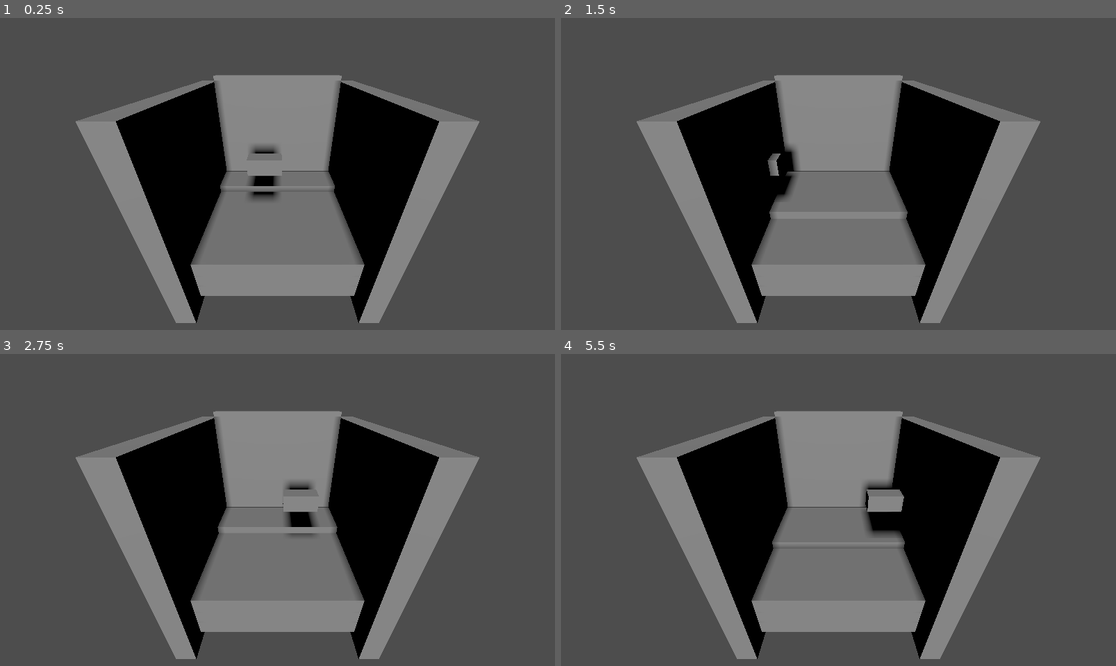
Above: before the commit, frames 1-4 (two rows, left to right).
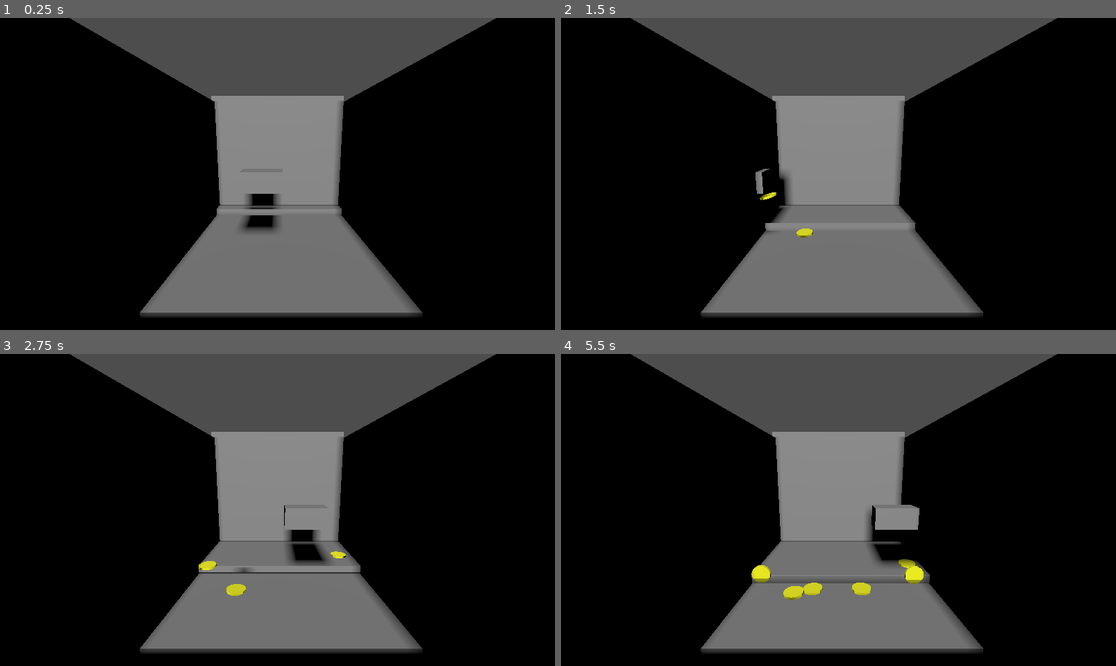
Above: after the commit, the same moments.

Repository: NIT-Tomakomai-2024J/BombCrush
Game: Godot game, scene res://main.tscn
Same seed, same stepped clock (60 frames per second), same inputs: the game is played once before the commit and once after it.
Inputs:
- Up to frame 1 (0.25 s): no input
- Up to frame 2 (1.5 s): hold Space (drop) 0.53-1.28 s; tap Space (drop) at 1.35 s
- Up to frame 3 (2.75 s): hold Space (drop) from 2.03 s (still down)
- Up to frame 4 (5.5 s): release Space (drop) at 2.78 s; tap Space (drop) at 2.85, 4.35 s; hold Space (drop) 3.53-4.28 s; hold Space (drop) from 5.03 s (still down)

The runs differ from the first frame. In frame 1, 62% of the frame differs, in the area x 0-100%, y 0-100%; in frame 2, 61%; in frame 3, 62%; in frame 4, 63%.

Commit message:
update godot

Diff:
--- /dev/null
+++ b/Scripts/AbstractFallingObject.gd
@@ -0,0 +1,19 @@
+@abstract class_name AbstractFallingObject extends RigidBody3D
+var target_velocity = Vector3.ZERO
+var force = Vector3.ZERO
+@onready
+var node = get_node("../FallingArea")
+
+func bombed(bombPosition: Vector3) -> void:
+	force = global_position - bombPosition
+	force = force.normalized()
+	apply_force(force * 10, Vector3.ZERO)  # Apply force to the object
+
+#func _ready():
+	#node.area_entered.connect(_falling)
+
+@abstract func _falling()-> void
+
+func _process(_delta: float) -> void:
+	if global_position.y < 0:
+		_falling()
--- /dev/null
+++ b/Scripts/medalBehavior.gd
@@ -0,0 +1,5 @@
+extends "res://Scripts/AbstractFallingObject.gd"
+
+func _falling():
+    print("Falling...")
+    queue_free()
--- /dev/null
+++ b/Scripts/piecesManager.gd
@@ -0,0 +1 @@
+extends Label
--- a/planeBehavior.gd
+++ b/Scripts/planeBehavior.gd
@@ -1,12 +1,14 @@
 extends CharacterBody3D
 
+@export var medal_scene: PackedScene
 # How fast the player moves in meters per second.
 @export var speed = 0.3
 #0.3
 # The downward acceleration when in the air, in meters per second squared.
 var target_velocity = Vector3.ZERO
 var x = 0
-func _physics_process(delta):
+var medal = null
+func _physics_process(_delta: float) -> void:
 	x+=1
 	var direction = Vector3.ZERO
 	direction.z = -1
@@ -19,5 +21,9 @@
 	#	target_velocity.y = target_velocity.y - (fall_acceleration * delta)
 	move_and_slide()
 
-func _on_teleport_area_3d_area_entered(area: Area3D) -> void:
-	print(global_position.z)
+func _input(event: InputEvent) -> void:
+	if event.is_action_pressed("drop"):
+		print("Dropping medal")
+		medal = medal_scene.instantiate()
+		medal.global_position = global_position
+		get_node("..").add_child(medal)
--- /dev/null
+++ b/Scripts/pusherBehavior.gd
@@ -0,0 +1,11 @@
+extends CharacterBody3D
+@export var speed = 0.01
+var target_velocity = Vector3.ZERO
+var x = 0
+var time = 0
+func _physics_process(delta):
+	time += 1
+	x = time*0.01*PI
+	#目標のglobal_position = 0.3+0.15*cos(x)
+	self.velocity.x = 0.4+(0.45*cos(x) - global_position.x)
+	move_and_slide()
--- a/main.tscn
+++ b/main.tscn
@@ -1,14 +1,21 @@
-[gd_scene load_steps=13 format=3 uid="uid://b53v8a7mhfm0g"]
+[gd_scene load_steps=17 format=3 uid="uid://b53v8a7mhfm0g"]
 
-[ext_resource type="Script" uid="uid://vo6sbvar0kto" path="res://planeBehavior.gd" id="1_ig7tw"]
-[ext_resource type="Script" uid="uid://q1lhtxpso7je" path="res://pusherBehavior.gd" id="2_0xm2m"]
+[ext_resource type="Script" uid="uid://vo6sbvar0kto" path="res://Scripts/planeBehavior.gd" id="1_ig7tw"]
+[ext_resource type="Script" uid="uid://q1lhtxpso7je" path="res://Scripts/pusherBehavior.gd" id="2_0xm2m"]
+[ext_resource type="PackedScene" uid="uid://dt0ojg5lmad3i" path="res://medal.tscn" id="2_h2yge"]
 
 [sub_resource type="BoxShape3D" id="BoxShape3D_7dm0k"]
 resource_name = "ground"
-size = Vector3(0.8, 0.25, 0.8)
+size = Vector3(0.8, 0.27, 0.8)
 
 [sub_resource type="BoxMesh" id="BoxMesh_7dm0k"]
 size = Vector3(0.8, 0.25, 0.8)
+
+[sub_resource type="BoxShape3D" id="BoxShape3D_lquwl"]
+size = Vector3(0.1, 0.27, 0.8)
+
+[sub_resource type="BoxMesh" id="BoxMesh_7mycd"]
+size = Vector3(0.1, 0.25, 1)
 
 [sub_resource type="BoxShape3D" id="BoxShape3D_ig7tw"]
 size = Vector3(0.1, 0.1, 0.2)
@@ -16,40 +23,49 @@
 [sub_resource type="BoxMesh" id="BoxMesh_0xm2m"]
 size = Vector3(0.1, 0.1, 0.2)
 
-[sub_resource type="BoxShape3D" id="BoxShape3D_0xm2m"]
-size = Vector3(1, 1, 0.1)
-
-[sub_resource type="BoxMesh" id="BoxMesh_ig7tw"]
-size = Vector3(1, 1, 0.1)
-
 [sub_resource type="BoxShape3D" id="BoxShape3D_h2yge"]
-size = Vector3(0.5, 0.05, 0.8)
+size = Vector3(0.52, 0.09, 0.8)
 
 [sub_resource type="BoxMesh" id="BoxMesh_1bvp3"]
-size = Vector3(0.5, 0.05, 0.8)
+size = Vector3(0.5, 0.07, 0.8)
 
 [sub_resource type="BoxShape3D" id="BoxShape3D_1bvp3"]
-size = Vector3(0.05, 1, 0.8)
+size = Vector3(0.09, 1, 0.8)
 
 [sub_resource type="BoxMesh" id="BoxMesh_lquwl"]
 size = Vector3(0.05, 1, 0.8)
+
+[sub_resource type="BoxMesh" id="BoxMesh_h2yge"]
+
+[sub_resource type="BoxShape3D" id="BoxShape3D_0xm2m"]
+size = Vector3(1.2, 1, 0.25)
+
+[sub_resource type="BoxMesh" id="BoxMesh_ig7tw"]
+size = Vector3(1.5, 1, 0.1)
 
 [node name="Node3D" type="Node3D"]
 
 [node name="Ground" type="StaticBody3D" parent="."]
 collision_layer = 3
-collision_mask = 0
+collision_mask = 4
 
-[node name="CollisionShape3D" type="CollisionShape3D" parent="Ground"]
+[node name="Table" type="CollisionShape3D" parent="Ground"]
 transform = Transform3D(1, 0, 0, 0, 1, 0, 0, 0, 1, 0, 0.15, 0)
 shape = SubResource("BoxShape3D_7dm0k")
 
-[node name="MeshInstance3D" type="MeshInstance3D" parent="Ground"]
-transform = Transform3D(1, 0, 0, 0, 1, 0, 0, 0, 1, 0, 0.15, 0)
+[node name="MeshInstance3D" type="MeshInstance3D" parent="Ground/Table"]
 mesh = SubResource("BoxMesh_7dm0k")
+skeleton = NodePath("../..")
+
+[node name="DeadZone" type="CollisionShape3D" parent="Ground"]
+transform = Transform3D(1, 0, 0, 0, 1, 0, 0, 0, 1, -0.566002, 0.15, 0)
+shape = SubResource("BoxShape3D_lquwl")
+
+[node name="MeshInstance3D" type="MeshInstance3D" parent="Ground/DeadZone"]
+mesh = SubResource("BoxMesh_7mycd")
 
 [node name="Camera3D" type="Camera3D" parent="."]
-transform = Transform3D(-4.37114e-08, 0.5, -0.866025, 0, 0.866025, 0.5, 1, 2.18557e-08, -3.78552e-08, -1, 1.10368, 0)
+transform = Transform3D(-4.37114e-08, 0.173648, -0.984807, 0, 0.984807, 0.173648, 1, 7.5904e-09, -4.30473e-08, -0.885, 0.749, 0)
 
 [node name="DirectionalLight3D" type="DirectionalLight3D" parent="."]
 transform = Transform3D(-4.37114e-08, 0.580703, -0.814116, 0, 0.814116, 0.580703, 1, 2.53833e-08, -3.55861e-08, 0, 0.945, 0)
@@ -57,8 +73,10 @@
 
 [node name="Plane" type="CharacterBody3D" parent="."]
 transform = Transform3D(1, 0, 0, 0, 1, 0, 0, 0, 1, 0.08, 0.545, 0)
-collision_mask = 2
+collision_layer = 0
+collision_mask = 0
 script = ExtResource("1_ig7tw")
+medal_scene = ExtResource("2_h2yge")
 
 [node name="CollisionShape3D" type="CollisionShape3D" parent="Plane"]
 shape = SubResource("BoxShape3D_ig7tw")
@@ -72,25 +90,12 @@
 [node name="CollisionShape3D" type="CollisionShape3D" parent="Plane/Area3D"]
 shape = SubResource("BoxShape3D_ig7tw")
 
-[node name="TeleportArea" type="Area3D" parent="."]
-transform = Transform3D(1, 0, 0, 0, 1, 0, 0, 0, 1, 0, 0, -0.2)
-collision_layer = 2
-
-[node name="CollisionShape3D" type="CollisionShape3D" parent="TeleportArea"]
-transform = Transform3D(1, 0, 0, 0, 1, 0, 0, 0, 1, 0, 0.465, -0.45)
-shape = SubResource("BoxShape3D_0xm2m")
-
-[node name="MeshInstance3D" type="MeshInstance3D" parent="TeleportArea/CollisionShape3D"]
-transform = Transform3D(1, 0, 0, 0, 1, 0, 0, 0, 1, 0, 0, 0.2)
-mesh = SubResource("BoxMesh_ig7tw")
-skeleton = NodePath("../..")
-
-[node name="Pusher" type="StaticBody3D" parent="."]
-transform = Transform3D(1, 0, 0, 0, 1, 0, 0, 0, 1, 0.4, 0.3, 0)
+[node name="Pusher" type="CharacterBody3D" parent="."]
+transform = Transform3D(1, 0, 0, 0, 1, 0, 0, 0, 1, 0.5, 0.28, 0)
+collision_mask = 0
 script = ExtResource("2_0xm2m")
 
 [node name="CollisionShape3D" type="CollisionShape3D" parent="Pusher"]
-transform = Transform3D(1, 0, 0, 0, 1, 0, 0, 0, 1, 0.1, 0, 0)
 shape = SubResource("BoxShape3D_h2yge")
 
 [node name="MeshInstance3D" type="MeshInstance3D" parent="Pusher/CollisionShape3D"]
@@ -99,20 +104,44 @@
 
 [node name="walls" type="StaticBody3D" parent="."]
 transform = Transform3D(1, 0, 0, 0, 1, 0, 0, 0, 1, 0.425, 0.5, 0)
+collision_layer = 2
+collision_mask = 4
 
-[node name="CollisionShape3D" type="CollisionShape3D" parent="walls"]
+[node name="Back" type="CollisionShape3D" parent="walls"]
 shape = SubResource("BoxShape3D_1bvp3")
 
-[node name="MeshInstance3D" type="MeshInstance3D" parent="walls/CollisionShape3D"]
+[node name="MeshInstance3D" type="MeshInstance3D" parent="walls/Back"]
 mesh = SubResource("BoxMesh_lquwl")
 
-[node name="CollisionShape3D2" type="CollisionShape3D" parent="walls"]
-transform = Transform3D(1, 0, 0, 0, 1, 0, 0, 0, 1, -0.425, -0.035, 0.45)
+[node name="SubViewport" type="SubViewport" parent="walls/Back"]
+
+[node name="Node2D" type="Node2D" parent="walls/Back/SubViewport"]
+
+[node name="MeshInstance2D" type="MeshInstance2D" parent="walls/Back/SubViewport/Node2D"]
+scale = Vector2(100, 100)
+mesh = SubResource("BoxMesh_h2yge")
+
+[node name="Camera2D" type="Camera2D" parent="walls/Back/SubViewport/Node2D"]
+
+[node name="Front" type="CollisionShape3D" parent="walls"]
+transform = Transform3D(1, 0, 0, 0, 1, 0, 0, 0, 1, -1.07, 0, 0)
+visible = false
+shape = SubResource("BoxShape3D_1bvp3")
+
+[node name="Right" type="CollisionShape3D" parent="walls"]
+transform = Transform3D(1, 0, 0, 0, 1, 0, 0, 0, 1, -0.425, -0.035, 0.5)
 shape = SubResource("BoxShape3D_0xm2m")
 
-[node name="MeshInstance3D2" type="MeshInstance3D" parent="walls/CollisionShape3D2"]
-transform = Transform3D(1, 0, 0, 0, 1, 0, 0, 0, 1, 0, 2.98023e-08, 0)
+[node name="MeshInstance3D2" type="MeshInstance3D" parent="walls/Right"]
+transform = Transform3D(1, 0, 0, 0, 1, 0, 0, 0, 1, 0, 0, -0.05)
 mesh = SubResource("BoxMesh_ig7tw")
-skeleton = NodePath("../../../TeleportArea")
+skeleton = NodePath("")
 
-[connection signal="area_entered" from="TeleportArea" to="Plane" method="_on_teleport_area_3d_area_entered"]
+[node name="Left" type="CollisionShape3D" parent="walls"]
+transform = Transform3D(1, 0, 0, 0, 1, 0, 0, 0, 1, -0.425, -0.035, -0.5)
+shape = SubResource("BoxShape3D_0xm2m")
+
+[node name="MeshInstance3D" type="MeshInstance3D" parent="walls/Left"]
+transform = Transform3D(1, 0, 0, 0, 1, 0, 0, 0, 1, 0, 0, 0.07)
+mesh = SubResource("BoxMesh_ig7tw")
+skeleton = NodePath("")
--- /dev/null
+++ b/medal.tscn
@@ -0,0 +1,33 @@
+[gd_scene load_steps=6 format=3 uid="uid://dt0ojg5lmad3i"]
+
+[ext_resource type="Script" uid="uid://dk38v4toikx75" path="res://Scripts/medalBehavior.gd" id="1_4ffhn"]
+
+[sub_resource type="PhysicsMaterial" id="PhysicsMaterial_4ffhn"]
+rough = true
+
+[sub_resource type="CylinderShape3D" id="CylinderShape3D_o7uyf"]
+margin = 1.625
+height = 0.01
+radius = 0.04
+
+[sub_resource type="StandardMaterial3D" id="StandardMaterial3D_4ffhn"]
+vertex_color_use_as_albedo = true
+albedo_color = Color(1, 1, 0.0941176, 1)
+
+[sub_resource type="CylinderMesh" id="CylinderMesh_3fdyl"]
+material = SubResource("StandardMaterial3D_4ffhn")
+top_radius = 0.04
+bottom_radius = 0.04
+height = 0.01
+
+[node name="medal" type="RigidBody3D"]
+collision_layer = 4
+collision_mask = 7
+physics_material_override = SubResource("PhysicsMaterial_4ffhn")
+script = ExtResource("1_4ffhn")
+
+[node name="CollisionShape3D" type="CollisionShape3D" parent="."]
+shape = SubResource("CylinderShape3D_o7uyf")
+
+[node name="MeshInstance3D" type="MeshInstance3D" parent="CollisionShape3D"]
+mesh = SubResource("CylinderMesh_3fdyl")
--- /dev/null
+++ b/pannel.tscn
@@ -0,0 +1,22 @@
+[gd_scene format=3 uid="uid://ddggbimqo331h"]
+
+[node name="Node2D" type="Node2D"]
+
+[node name="HUD" type="CanvasLayer" parent="."]
+
+[node name="NumberCounters" type="Node2D" parent="HUD"]
+
+[node name="BombCounter" type="Label" parent="HUD/NumberCounters"]
+offset_right = 40.0
+offset_bottom = 23.0
+text = "100"
+
+[node name="CoinCounter" type="Label" parent="HUD/NumberCounters"]
+offset_right = 40.0
+offset_bottom = 23.0
+text = "100"
+
+[node name="MissileCounter" type="Label" parent="HUD/NumberCounters"]
+offset_right = 40.0
+offset_bottom = 23.0
+text = "100"
--- a/project.godot
+++ b/project.godot
@@ -12,7 +12,7 @@
 
 config/name="MedalGame"
 run/main_scene="uid://b53v8a7mhfm0g"
-config/features=PackedStringArray("4.4", "GL Compatibility")
+config/features=PackedStringArray("4.5", "GL Compatibility")
 config/icon="res://icon.svg"
 
 [input]
@@ -48,7 +48,8 @@
 [layer_names]
 
 3d_physics/layer_1="world"
-3d_physics/layer_2="tp"
+3d_physics/layer_2="wall"
+3d_physics/layer_3="object"
 
 [rendering]
 
--- a/pusherBehavior.gd
+++ /dev/null
@@ -1,8 +0,0 @@
-extends StaticBody3D
-@export var speed = 0.01
-var target_velocity = Vector3.ZERO
-var x = 0
-func _physics_process(delta):
-	x+=speed*PI
-	#
-	global_position = Vector3 (0.2+0.15*cos(x),global_position.y,global_position.z)
Not shown, added: Scripts/AbstractFallingObject.gd.uid
Not shown, added: Scripts/FallingObject.gd.uid
Not shown, added: Scripts/medalBehavior.gd.uid
Renamed: node_3d.gd -> Scripts/node_3d.gd
Renamed: node_3d.gd.uid -> Scripts/node_3d.gd.uid
Not shown, added: Scripts/piecesManager.gd.uid
Renamed: planeBehavior.gd.uid -> Scripts/planeBehavior.gd.uid
Renamed: pusherBehavior.gd.uid -> Scripts/pusherBehavior.gd.uid
Not shown, changed: .gitignore
